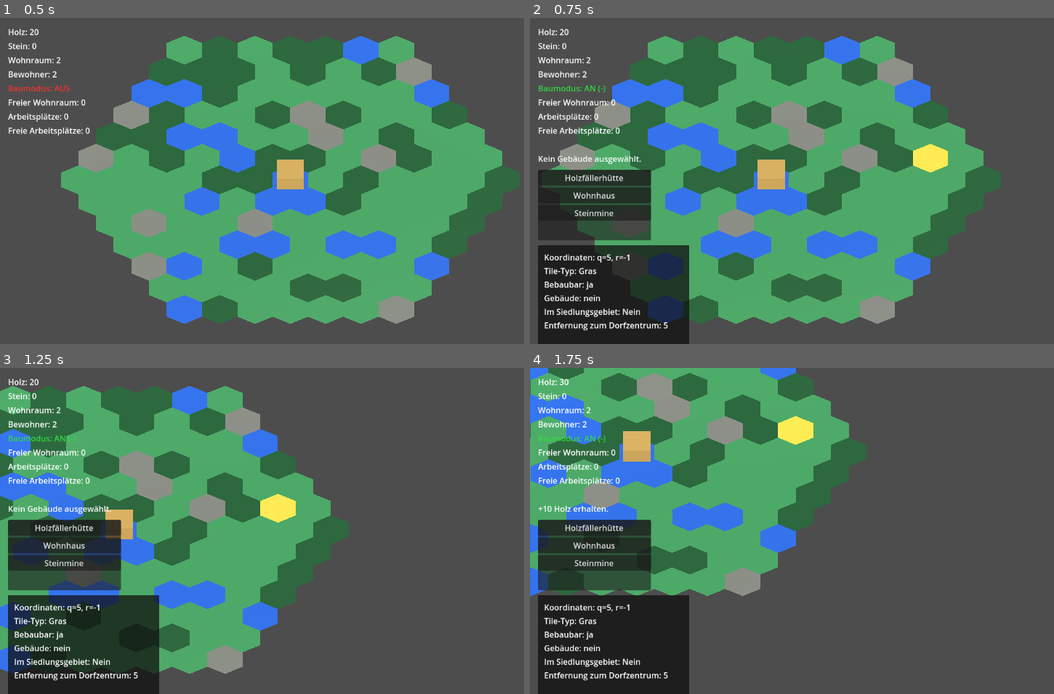
Above: before the commit, frames 1-4 (two rows, left to right).
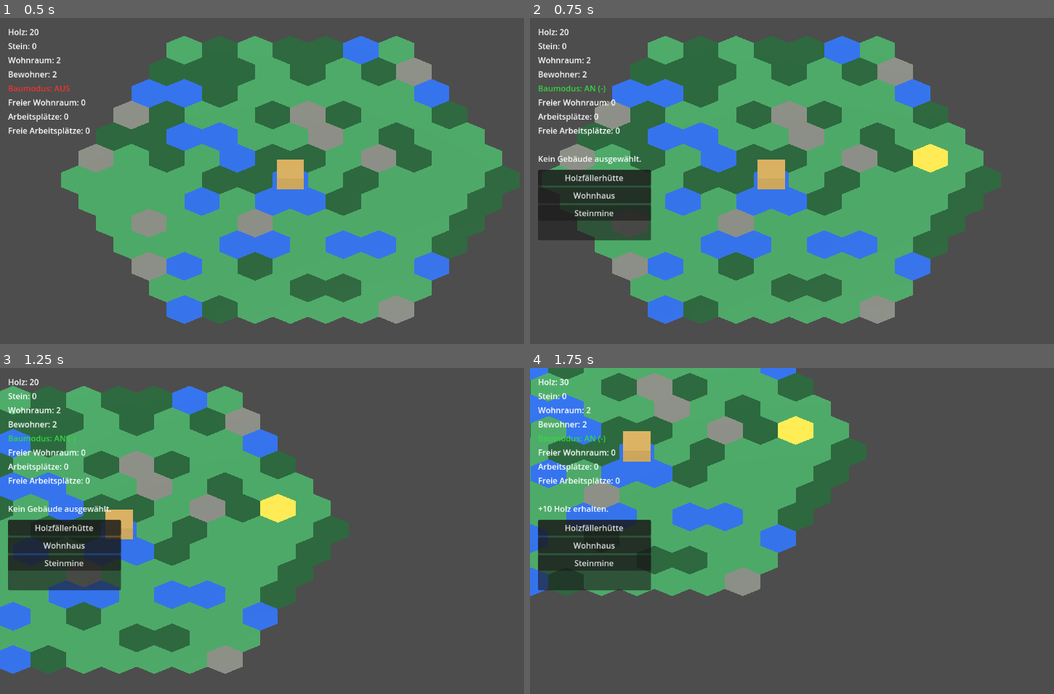
Above: after the commit, the same moments.

Repository: Ranu4922/CodexGame
Game: Godot game, scene res://scenes/Main.tscn
Same seed, same stepped clock (60 frames per second), same inputs: the game is played once before the commit and once after it.
Inputs (mouse positions are in pixels of both pictures, inside the frame that each line leads up to):
- Up to frame 1 (0.5 s): no input
- Up to frame 2 (0.75 s): tap Enter at 0.5 s; move the mouse to (949, 164) at 0.52 s; hold D from 0.53 s (still down); tap B at 0.6 s; click (949, 164) at 0.67 s
- Up to frame 3 (1.25 s): keep holding D
- Up to frame 4 (1.75 s): move the mouse to (702, 547) at 1.27 s; release D at 1.28 s; hold S from 1.28 s (still down); tap R at 1.35 s

Frame 1 is identical in both runs. In frame 2, 8.5% of the frame differs, in the area x 1-31%, y 69-100%; in frame 3, 8.7%; in frame 4, 8.5%.

Commit message:
Add automatic worker assignment

Diff:
--- a/scripts/hex_grid.gd
+++ b/scripts/hex_grid.gd
@@ -7,6 +7,7 @@
 	buildable: bool,
 	has_building: bool,
 	building_name: String,
+	assigned_workers: int,
 	own_forest: bool,
 	adjacent_forests: int,
 	wood_production: int,
@@ -24,6 +25,7 @@
 signal housing_changed(amount: int)
 signal population_changed(amount: int)
 signal free_housing_changed(amount: int)
+signal work_changed(unemployed: int, lumberjacks: int, miners: int, workplaces: int, free_workplaces: int)
 signal message_changed(text: String)
 
 @export var radius: int = 6
@@ -50,6 +52,12 @@
 var housing_capacity: int = 0
 var population: int = 0
 var free_housing: int = 0
+var unemployed_count: int = 0
+var lumberjack_count: int = 0
+var miner_count: int = 0
+var workplace_count: int = 0
+var assigned_workplace_count: int = 0
+var free_workplace_count: int = 0
 var residents: Array[Dictionary] = []
 var tiles_by_coords: Dictionary = {}
 var lumberjack_hut_tiles: Array[MeshInstance3D] = []
@@ -244,6 +252,7 @@
 			bool(tile_mesh.get_meta("buildable")),
 			bool(tile_mesh.get_meta("has_building")),
 			_get_tile_building_name(tile_mesh),
+			_get_tile_assigned_workers(tile_mesh),
 			_get_tile_own_forest(tile_mesh),
 			_get_tile_adjacent_forests(tile_mesh),
 			_get_tile_wood_production(tile_mesh),
@@ -325,6 +334,8 @@
 			"housing": 2,
 			"production": 0,
 			"production_resource": "",
+			"workplaces": 0,
+			"job_type": "",
 		},
 		"house": {
 			"name": "Wohnhaus",
@@ -333,6 +344,8 @@
 			"housing": 2,
 			"production": 0,
 			"production_resource": "",
+			"workplaces": 0,
+			"job_type": "",
 		},
 		"lumberjack_hut": {
 			"name": "Holzfällerhütte",
@@ -341,6 +354,8 @@
 			"housing": 0,
 			"production": 1,
 			"production_resource": "Holz",
+			"workplaces": 1,
+			"job_type": "Holzfäller",
 		},
 		"stone_mine": {
 			"name": "Steinmine",
@@ -349,6 +364,8 @@
 			"housing": 0,
 			"production": 1,
 			"production_resource": "Stein",
+			"workplaces": 1,
+			"job_type": "Bergarbeiter",
 		},
 	}
 
@@ -375,6 +392,20 @@
 	if definition.is_empty():
 		return 0
 	return int(definition["housing"])
+
+
+func _get_building_workplaces(building_type: String) -> int:
+	var definition: Dictionary = _get_building_definition(building_type)
+	if definition.is_empty():
+		return 0
+	return int(definition["workplaces"])
+
+
+func _get_building_job_type(building_type: String) -> String:
+	var definition: Dictionary = _get_building_definition(building_type)
+	if definition.is_empty():
+		return ""
+	return String(definition["job_type"])
 
 
 func _get_building_production(building_type: String) -> int:
@@ -462,6 +493,8 @@
 	center_tile.set_meta("building_type", "village_center")
 	center_tile.set_meta("nearest_village_center_coords", Vector2i(0, 0))
 	center_tile.set_meta("resident_capacity", _get_building_housing("village_center"))
+	center_tile.set_meta("workplace_count", _get_building_workplaces("village_center"))
+	center_tile.set_meta("assigned_workers", 0)
 	village_center_tile = center_tile
 
 
@@ -534,7 +567,11 @@
 	tile.set_meta("own_forest", own_forest)
 	tile.set_meta("adjacent_forests", adjacent_forests)
 	tile.set_meta("lumberjack_production", production)
+	tile.set_meta("workplace_count", _get_building_workplaces("lumberjack_hut"))
+	tile.set_meta("job_type", _get_building_job_type("lumberjack_hut"))
+	tile.set_meta("assigned_workers", 0)
 	lumberjack_hut_tiles.append(tile)
+	_reassign_workers()
 
 
 func _place_house(tile: MeshInstance3D) -> void:
@@ -555,6 +592,8 @@
 	tile.set_meta("nearest_village_center_coords", _get_nearest_village_center_coords())
 	tile.set_meta("resident_capacity", _get_building_housing("house"))
 	tile.set_meta("current_residents", 0)
+	tile.set_meta("workplace_count", _get_building_workplaces("house"))
+	tile.set_meta("assigned_workers", 0)
 	_recalculate_housing_capacity()
 
 
@@ -581,7 +620,11 @@
 	tile.set_meta("own_stone", own_stone)
 	tile.set_meta("adjacent_stones", adjacent_stones)
 	tile.set_meta("stone_mine_production", production)
+	tile.set_meta("workplace_count", _get_building_workplaces("stone_mine"))
+	tile.set_meta("job_type", _get_building_job_type("stone_mine"))
+	tile.set_meta("assigned_workers", 0)
 	stone_mine_tiles.append(tile)
+	_reassign_workers()
 
 
 func _add_wood(amount: int) -> void:
@@ -598,6 +641,7 @@
 func _set_population(amount: int) -> void:
 	population = min(amount, housing_capacity)
 	_sync_resident_data_to_population()
+	_reassign_workers()
 	population_changed.emit(population)
 	_update_free_housing()
 
@@ -641,6 +685,67 @@
 	housing_changed.emit(housing_capacity)
 	_clamp_population_to_housing()
 	_update_free_housing()
+
+
+func _reassign_workers() -> void:
+	_reset_worker_assignments()
+	workplace_count = lumberjack_hut_tiles.size() + stone_mine_tiles.size()
+	var available_workers: int = population
+
+	for tile in lumberjack_hut_tiles:
+		if available_workers <= 0:
+			break
+		tile.set_meta("assigned_workers", 1)
+		_assign_next_unemployed_resident("Holzfäller")
+		lumberjack_count += 1
+		assigned_workplace_count += 1
+		available_workers -= 1
+
+	for tile in stone_mine_tiles:
+		if available_workers <= 0:
+			break
+		tile.set_meta("assigned_workers", 1)
+		_assign_next_unemployed_resident("Bergarbeiter")
+		miner_count += 1
+		assigned_workplace_count += 1
+		available_workers -= 1
+
+	unemployed_count = population - assigned_workplace_count
+	if unemployed_count < 0:
+		unemployed_count = 0
+	free_workplace_count = workplace_count - assigned_workplace_count
+	if free_workplace_count < 0:
+		free_workplace_count = 0
+	work_changed.emit(unemployed_count, lumberjack_count, miner_count, workplace_count, free_workplace_count)
+
+
+func _reset_worker_assignments() -> void:
+	unemployed_count = population
+	lumberjack_count = 0
+	miner_count = 0
+	workplace_count = 0
+	assigned_workplace_count = 0
+	free_workplace_count = 0
+
+	for resident_index in range(residents.size()):
+		var resident_data: Dictionary = residents[resident_index] as Dictionary
+		resident_data["job"] = ""
+		residents[resident_index] = resident_data
+
+	for tile in lumberjack_hut_tiles:
+		tile.set_meta("assigned_workers", 0)
+
+	for tile in stone_mine_tiles:
+		tile.set_meta("assigned_workers", 0)
+
+
+func _assign_next_unemployed_resident(job_name: String) -> void:
+	for resident_index in range(residents.size()):
+		var resident_data: Dictionary = residents[resident_index] as Dictionary
+		if String(resident_data["job"]).is_empty():
+			resident_data["job"] = job_name
+			residents[resident_index] = resident_data
+			return
 
 
 func _run_production_cycle() -> void:
@@ -733,13 +838,29 @@
 	return 0
 
 
+func _get_tile_workplaces(tile: MeshInstance3D) -> int:
+	if tile.has_meta("workplace_count"):
+		return int(tile.get_meta("workplace_count"))
+	return 0
+
+
+func _get_tile_assigned_workers(tile: MeshInstance3D) -> int:
+	if tile.has_meta("assigned_workers"):
+		return int(tile.get_meta("assigned_workers"))
+	return 0
+
+
 func _get_tile_wood_production(tile: MeshInstance3D) -> int:
+	if _get_tile_assigned_workers(tile) <= 0:
+		return 0
 	if tile.has_meta("lumberjack_production"):
 		return int(tile.get_meta("lumberjack_production"))
 	return 0
 
 
 func _get_tile_stone_production(tile: MeshInstance3D) -> int:
+	if _get_tile_assigned_workers(tile) <= 0:
+		return 0
 	if tile.has_meta("stone_mine_production"):
 		return int(tile.get_meta("stone_mine_production"))
 	return 0
